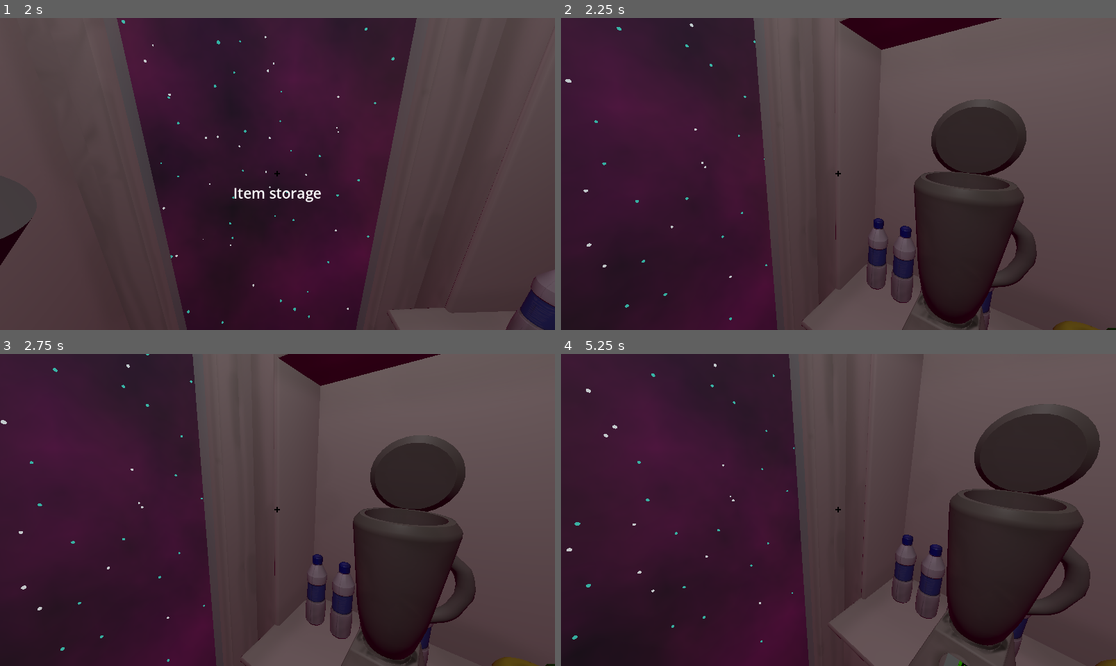
Above: before the commit, frames 1-4 (two rows, left to right).
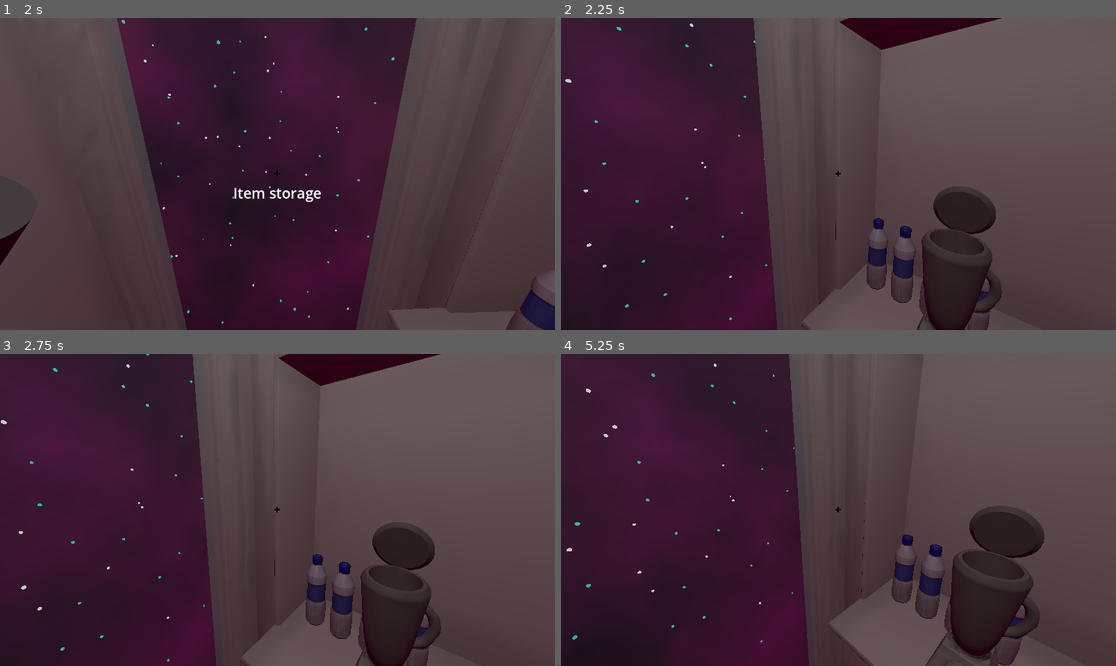
Above: after the commit, the same moments.

Repository: kettle-game-studio/unlimited-space-shawarma
Game: Godot game, scene res://assets/scenes/main_scene.tscn
Two runs of this game, one before a commit and one after it. Both use one fixed random seed, a clock stepped at 60 frames per second and the inputs below.
Inputs (mouse positions are in pixels of both pictures, inside the frame that each line leads up to):
- Up to frame 1 (2 s): move the mouse to (399, 158) at 0.52 s; click (399, 158) at 0.6 s; move the mouse to (249, 174) at 1.27 s; click (249, 174) at 1.35 s
- Up to frame 2 (2.25 s): move the mouse to (849, 167) at 2.02 s; click (849, 167) at 2.1 s
- Up to frame 3 (2.75 s): no input
- Up to frame 4 (5.25 s): move the mouse to (832, 516) at 2.77 s; click (832, 516) at 2.85 s; move the mouse to (877, 513) at 3.52 s; click (877, 513) at 3.6 s; tap Enter at 4.25 s; move the mouse to (794, 506) at 4.27 s; click (794, 506) at 4.35 s; move the mouse to (844, 510) at 5.02 s; click (844, 510) at 5.1 s

Frame 1 is identical in both runs. In frame 2, 7.5% of the frame differs, in the area x 61-100%, y 26-100%; in frame 3, 7.5%; in frame 4, 11%, in the area x 62-100%, y 16-100%.

Commit message:
Add blender

Diff:
--- a/assets/animations/blender_state_machine.tres
+++ b/assets/animations/blender_state_machine.tres
@@ -22,19 +22,15 @@
 [sub_resource type="AnimationNodeStateMachineTransition" id="AnimationNodeStateMachineTransition_dxrsn"]
 switch_mode = 2
 advance_mode = 2
-advance_condition = &"is_closed"
+advance_condition = &"is_working"
 
-[sub_resource type="AnimationNodeStateMachineTransition" id="AnimationNodeStateMachineTransition_06vkc"]
+[sub_resource type="AnimationNodeStateMachineTransition" id="AnimationNodeStateMachineTransition_a2a4r"]
 switch_mode = 2
 advance_mode = 2
 
-[sub_resource type="AnimationNodeStateMachineTransition" id="AnimationNodeStateMachineTransition_p01pl"]
+[sub_resource type="AnimationNodeStateMachineTransition" id="AnimationNodeStateMachineTransition_cpuyr"]
 advance_mode = 2
-advance_condition = &"is_working"
-
-[sub_resource type="AnimationNodeStateMachineTransition" id="AnimationNodeStateMachineTransition_f1tn8"]
-advance_mode = 2
-advance_condition = &"stop_working"
+advance_condition = &"not_working"
 
 [resource]
 states/End/position = Vector2(573.333, 206.222)
@@ -45,6 +41,6 @@
 states/open/node = SubResource("AnimationNodeAnimation_o63b6")
 states/open/position = Vector2(460, 27.3333)
 states/work/node = SubResource("AnimationNodeAnimation_cqogx")
-states/work/position = Vector2(345.333, 194.444)
-transitions = ["Start", "idle", SubResource("AnimationNodeSt …(149 unchanged characters)… ateMachineTransition_dxrsn"), "close", "idle", SubResource("AnimationNodeStateMachineTransition_06vkc"), "idle", "work", SubResource("AnimationNodeStateMachineTransition_p01pl"), "work", "idle", SubResource("AnimationNodeStateMachineTransition_f1tn8")]
-graph_offset = Vector2(-75, -42)
+states/work/position = Vector2(434.666, 191.777)
+transitions = ["Start", "idle", SubResource("AnimationNodeSt …(149 unchanged characters)… ateMachineTransition_dxrsn"), "close", "work", SubResource("AnimationNodeStateMachineTransition_a2a4r"), "work", "open", SubResource("AnimationNodeStateMachineTransition_cpuyr")]
+graph_offset = Vector2(-50, 12)
--- a/assets/prefabs/items/item_multifruit_tree.tscn
+++ b/assets/prefabs/items/item_multifruit_tree.tscn
@@ -1,7 +1,7 @@
 [gd_scene load_steps=5 format=3 uid="uid://cfntpuieyiwp4"]
 
 [ext_resource type="PackedScene" uid="uid://bdx0kqrt6ryae" path="res://assets/prefabs/items/item.tscn" id="1_7yh3r"]
-[ext_resource type="Script" path="res://assets/prefabs/items/machine_item.gd" id="2_4pham"]
+[ext_resource type="Script" path="res://assets/scripts/machine_item.gd" id="2_4pham"]
 [ext_resource type="PackedScene" uid="uid://dioh2fr6ji24r" path="res://assets/prefabs/multifruit/multifruit_tree.tscn" id="2_cg4hm"]
 [ext_resource type="PackedScene" uid="uid://d1akd7swemj4c" path="res://assets/prefabs/machines/multifruit_tree.tscn" id="3_jjp8b"]
 
--- a/assets/prefabs/machines/blender.tscn
+++ b/assets/prefabs/machines/blender.tscn
@@ -1,36 +1,44 @@
-[gd_scene load_steps=6 format=3 uid="uid://2g7ib2rvd6ya"]
+[gd_scene load_steps=10 format=3 uid="uid://2g7ib2rvd6ya"]
 
 [ext_resource type="Script" path="res://assets/scripts/blender.gd" id="1_2xnpc"]
 [ext_resource type="PackedScene" uid="uid://l7mkfb58c3n7" path="res://assets/Room/Blender.glb" id="1_fxwsn"]
 [ext_resource type="AnimationNodeStateMachine" uid="uid://b3b6xi7bmpdwu" path="res://assets/animations/blender_state_machine.tres" id="2_arb5q"]
 [ext_resource type="Script" path="res://assets/scripts/progress_sprite.gd" id="4_byabr"]
-[ext_resource type="Texture2D" uid="uid://c8ksprulrv7a8" path="res://assets/Room/BlenderColor.png" id="5_mtoqb"]
+[ext_resource type="Texture2D" uid="uid://cqm5npsslwh7r" path="res://assets/Room/circle.png" id="5_iaxip"]
+[ext_resource type="PackedScene" uid="uid://7jyaboql1xq3" path="res://assets/prefabs/machines/item_in_machine.tscn" id="6_0flkr"]
+[ext_resource type="Script" path="res://assets/scripts/activator.gd" id="7_hp2mf"]
 
-[node name="Blender" type="Node3D" node_paths=PackedStringArray("animation_tree")]
+[sub_resource type="CylinderShape3D" id="CylinderShape3D_brysh"]
+height = 1.82851
+
+[sub_resource type="BoxShape3D" id="BoxShape3D_iwu44"]
+size = Vector3(1.52979, 1, 1.3773)
+
+[node name="Blender" type="Node3D" node_paths=PackedStringArray("animation_tree", "item_in_machine", "progress_bar")]
 script = ExtResource("1_2xnpc")
 animation_tree = NodePath("Blender/AnimationTree")
+item_in_machine = NodePath("Blender/ItemInMachine")
+progress_bar = NodePath("Blender/BlenderArmature/Skeleton3D/BoneAttachment3D/ProgressSprite/SubViewport/TextureProgressBar")
 
 [node name="Blender" parent="." instance=ExtResource("1_fxwsn")]
+transform = Transform3D(0.7, 0, 0, 0, 0.7, 0, 0, 0, 0.7, 0, 0, 0)
 
 [node name="Skeleton3D" parent="Blender/BlenderArmature" index="0"]
 bones/1/rotation = Quaternion(6.42225e-08, 7.38495e-08, -0.759723, 0.650247)
 
-[node name="AnimationTree" type="AnimationTree" parent="Blender"]
-tree_root = ExtResource("2_arb5q")
-anim_player = NodePath("../AnimationPlayer")
-active = true
-parameters/conditions/is_closed = false
-parameters/conditions/is_open = false
-parameters/conditions/is_working = false
-parameters/conditions/stop_working = false
+[node name="BoneAttachment3D" type="BoneAttachment3D" parent="Blender/BlenderArmature/Skeleton3D" index="1"]
+transform = Transform3D(0.973883, -0.227049, -4.24343e-08, 0.227049, 0.973883, 9.70326e-08, 1.92949e-08, -1.04133e-07, 1, 0, 0, 0)
+bone_name = "Bone"
+bone_idx = 0
 
-[node name="ProgressSprite" type="Sprite3D" parent="."]
-transform = Transform3D(-2.39395e-09, -0.0293642, 0.891149, 0, 0.0576752, 0.453711, -0.0547673, 1.28355e-09, -3.89534e-08, 0.435604, 0.547168, 2.4214e-08)
+[node name="ProgressSprite" type="Sprite3D" parent="Blender/BlenderArmature/Skeleton3D/BoneAttachment3D"]
+transform = Transform3D(-3.38816e-09, -0.0155022, 0.97089, 6.24663e-09, 0.062836, 0.239527, -0.0547673, 8.12597e-09, -3.2744e-08, 0.548462, 0.433974, 5.88226e-08)
 script = ExtResource("4_byabr")
 
-[node name="SubViewport" type="SubViewport" parent="ProgressSprite"]
+[node name="SubViewport" type="SubViewport" parent="Blender/BlenderArmature/Skeleton3D/BoneAttachment3D/ProgressSprite"]
+transparent_bg = true
 
-[node name="TextureProgressBar" type="TextureProgressBar" parent="ProgressSprite/SubViewport"]
+[node name="TextureProgressBar" type="TextureProgressBar" parent="Blender/BlenderArmature/Skeleton3D/BoneAttachment3D/ProgressSprite/SubViewport"]
 anchors_preset = 8
 anchor_left = 0.5
 anchor_top = 0.5
@@ -44,7 +52,37 @@
 grow_vertical = 2
 value = 40.0
 fill_mode = 4
-texture_progress = ExtResource("5_mtoqb")
+texture_progress = ExtResource("5_iaxip")
+tint_under = Color(1, 1, 1, 0)
+tint_over = Color(1, 1, 1, 0)
 tint_progress = Color(0.215686, 0.678431, 0, 1)
 
+[node name="AnimationTree" type="AnimationTree" parent="Blender"]
+tree_root = ExtResource("2_arb5q")
+anim_player = NodePath("../AnimationPlayer")
+active = true
+parameters/conditions/is_open = false
+parameters/conditions/is_working = false
+parameters/conditions/not_working = false
+
+[node name="ItemInMachine" parent="Blender" instance=ExtResource("6_0flkr")]
+transform = Transform3D(1, 0, 0, 0, 1, 0, 0, 0, 1, -0.142898, 2.53223, 0)
+
+[node name="Area3D" type="Area3D" parent="Blender" node_paths=PackedStringArray("hint_source")]
+transform = Transform3D(1, -4.11751e-15, 3.55271e-15, -4.11751e-15, 1, 0, 0, 0, 1, 0, 0, 0)
+script = ExtResource("7_hp2mf")
+hint_source = NodePath("../..")
+
+[node name="CollisionShape3D" type="CollisionShape3D" parent="Blender/Area3D"]
+transform = Transform3D(1, 0, 0, 0, 1, 0, 0, 0, 1, 0, 0.920842, 0)
+shape = SubResource("CylinderShape3D_brysh")
+
+[node name="CollisionShape3D2" type="CollisionShape3D" parent="Blender/Area3D"]
+transform = Transform3D(1, 0, 0, 0, 1, 0, 0, 0, 1, 0, 0.498484, 0)
+shape = SubResource("BoxShape3D_iwu44")
+
+[connection signal="picked" from="Blender/ItemInMachine" to="." method="_item_picked"]
+[connection signal="placed" from="Blender/ItemInMachine" to="." method="_item_placed"]
+[connection signal="activated" from="Blender/Area3D" to="." method="_activated"]
+
 [editable path="Blender"]
--- /dev/null
+++ b/assets/prefabs/machines/item_in_machine.tscn
@@ -0,0 +1,21 @@
+[gd_scene load_steps=4 format=3 uid="uid://7jyaboql1xq3"]
+
+[ext_resource type="Script" path="res://assets/scripts/item_in_machine.gd" id="1_ps168"]
+[ext_resource type="Script" path="res://assets/scripts/activator.gd" id="2_3fosx"]
+
+[sub_resource type="CylinderShape3D" id="CylinderShape3D_wh3et"]
+height = 1.92765
+radius = 0.666308
+
+[node name="ItemInMachine" type="Node3D" node_paths=PackedStringArray("activator")]
+script = ExtResource("1_ps168")
+activator = NodePath("Area3D")
+
+[node name="Area3D" type="Area3D" parent="." node_paths=PackedStringArray("hint_source")]
+script = ExtResource("2_3fosx")
+hint_source = NodePath("..")
+
+[node name="CollisionShape3D" type="CollisionShape3D" parent="Area3D"]
+shape = SubResource("CylinderShape3D_wh3et")
+
+[connection signal="activated" from="Area3D" to="." method="_activated"]
--- a/assets/scenes/main_scene.tscn
+++ b/assets/scenes/main_scene.tscn
@@ -47,7 +47,7 @@
 transform = Transform3D(1, 0, 0, 0, 1, 0, 0, 0, 1, -3.57382, -2.2793, 1.77357)
 
 [node name="Item" parent="." instance=ExtResource("7_ipgvi")]
-transform = Transform3D(1, 0, 0, 0, 1, 0, 0, 0, 1, -3.78792, -2.27012, -1.3434)
+transform = Transform3D(1, 0, 0, 0, 1, 0, 0, 0, 1, -2.91916, -2.49923, -1.06597)
 
 [node name="Item6" parent="." instance=ExtResource("9_tpamu")]
 transform = Transform3D(1, 0, 0, 0, 1, 0, 0, 0, 1, 0.513931, -0.827218, -3.29764)
--- a/assets/scripts/blender.gd
+++ b/assets/scripts/blender.gd
@@ -1,6 +1,76 @@
 extends Node
 
+enum State { EMPTY, HAS_INGREDIENT, WORKING, SWITCHING }
+
 @export var animation_tree: AnimationTree
+@export var time_to_finish: float = 10
+@export var item_in_machine: ItemInMachine
+@export var hide_position: Vector3 = Vector3(0, -0.3, 0)
+@export var progress_bar: TextureProgressBar
+
+var state: State = State.EMPTY
+var time_left: float
 
 func _ready():
 	animation_tree["parameters/conditions/is_open"] = true
+	animation_tree["parameters/conditions/not_working"] = false
+	progress_bar.value = 0
+
+func _process(delta):
+	if state == State.WORKING:
+		time_left -= delta
+		if time_left < 0:
+			time_left = 0
+			state = State.SWITCHING
+			animation_tree["parameters/conditions/is_working"] = false
+			animation_tree["parameters/conditions/not_working"] = true
+			show_item()
+		var scale = 1 - time_left / time_to_finish
+		progress_bar.value = scale * 100
+
+func _item_placed(Item):
+	state = State.HAS_INGREDIENT
+	item_in_machine.set_activatable(false)
+
+func _item_picked():
+	state = State.EMPTY
+	item_in_machine.set_activatable(true)
+	progress_bar.value = 0
+
+func get_hint(player: Player) -> String:
+	match state:
+		State.EMPTY:
+			return "Blender"
+		State.HAS_INGREDIENT:
+			return "Start Blending"
+		State.WORKING:
+			return "Blender Blending"
+	return ""
+
+func _activated(player: Player):
+	match state:
+		State.HAS_INGREDIENT:
+			animation_tree["parameters/conditions/not_working"] = false
+			animation_tree["parameters/conditions/is_open"] = false
+			animation_tree["parameters/conditions/is_working"] = true
+			time_left = time_to_finish
+			state = State.SWITCHING
+			item_in_machine.set_pickable(false)
+			hide_item()
+
+func hide_item():
+	const steps = 20
+	for i in steps:
+		await get_tree().create_timer(0.01).timeout
+		item_in_machine.move_delta(hide_position * (1.0 * i / steps))
+		item_in_machine.scale_item(1 - 1.0 * i / steps)
+	state = State.WORKING
+
+func show_item():
+	const steps = 20
+	for i in steps:
+		await get_tree().create_timer(0.01).timeout
+		item_in_machine.move_delta(hide_position * (1 - 1.0 * i / steps))
+		item_in_machine.scale_item(1.0 * i / steps)
+	item_in_machine.set_pickable(true)
+	state = State.HAS_INGREDIENT
--- a/assets/scripts/item.gd
+++ b/assets/scripts/item.gd
@@ -8,6 +8,10 @@
 signal picked
 
 func go_to(node: Node3D, other: Item = null) -> void:
+	# print("go_to node = ", node, "item_name = ", item_name)
+	# if other:
+	# 	print("other = ", other.item_name)
+
 	var parent = self.get_parent()
 	var trans = self.transform
 
--- /dev/null
+++ b/assets/scripts/item_in_machine.gd
@@ -0,0 +1,59 @@
+extends Node3D
+class_name ItemInMachine
+
+@export var activator: Activator
+
+var start_position: Vector3
+var item: Item
+
+signal picked
+signal placed(Item)
+
+func _ready():
+	start_position = self.transform.origin
+
+func instantiate_item(res: Resource) -> void:
+	self.scale_item(1)
+	item = res.instantiate() as Item
+	self.add_child(item)
+	item.global_transform.basis = self.global_transform.basis
+	item.global_transform.origin = self.global_transform.origin
+	item.connect("picked", self._item_picked)
+
+func _item_picked():
+	picked.emit()
+	item.disconnect("picked", self._item_picked)
+	item = null
+
+func scale_item(sc: float) -> void:
+	self.scale = Vector3(sc, sc, sc)
+
+func _activated(player: Player):
+	var player_item = player.item_manager.item_in_hand
+	if !player_item:
+		return
+
+	player_item.go_to(self, item)
+
+	player_item.connect("picked", self._item_picked)
+
+	item = player_item
+	player.item_manager.item_in_hand = null
+
+	placed.emit(item)
+
+func get_hint(_player: Player) -> String:
+	return "Put in Blender"
+
+func set_activatable(value: bool) -> void:
+	if value:
+		activator.collision_layer = 1
+	else:
+		activator.collision_layer = 0
+
+func set_pickable(value: bool) -> void:
+	if item:
+		item.set_pickable(value)
+
+func move_delta(delta: Vector3) -> void:
+	self.transform.origin = self.start_position + delta
Binary file added: assets/Room/circle.png
Not shown, added: assets/Room/circle.png.import
Not shown: 1 places in assets/animations/blender_state_machine.tres that only renumber resources
Renamed: assets/prefabs/items/machine_item.gd -> assets/scripts/machine_item.gd
